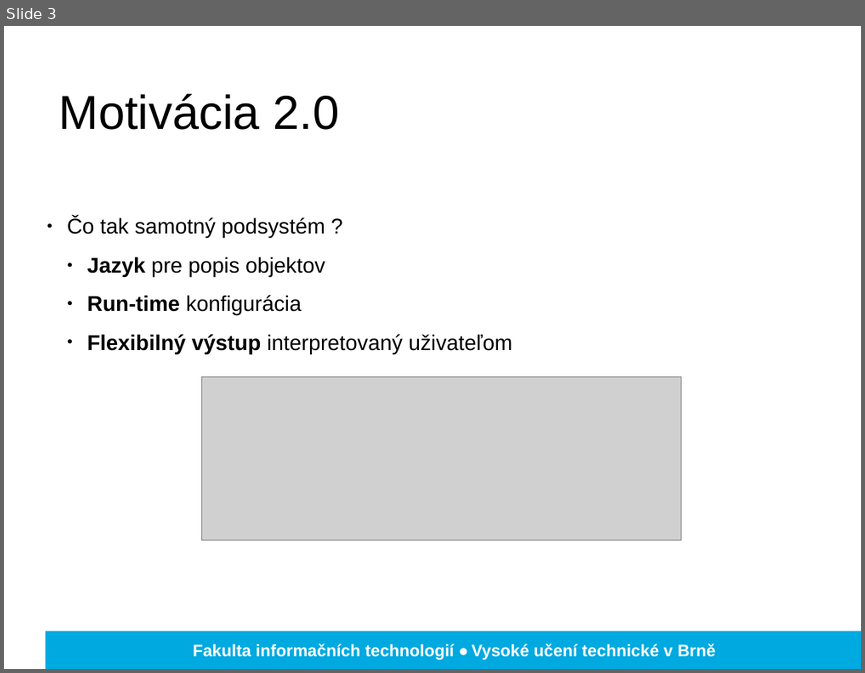
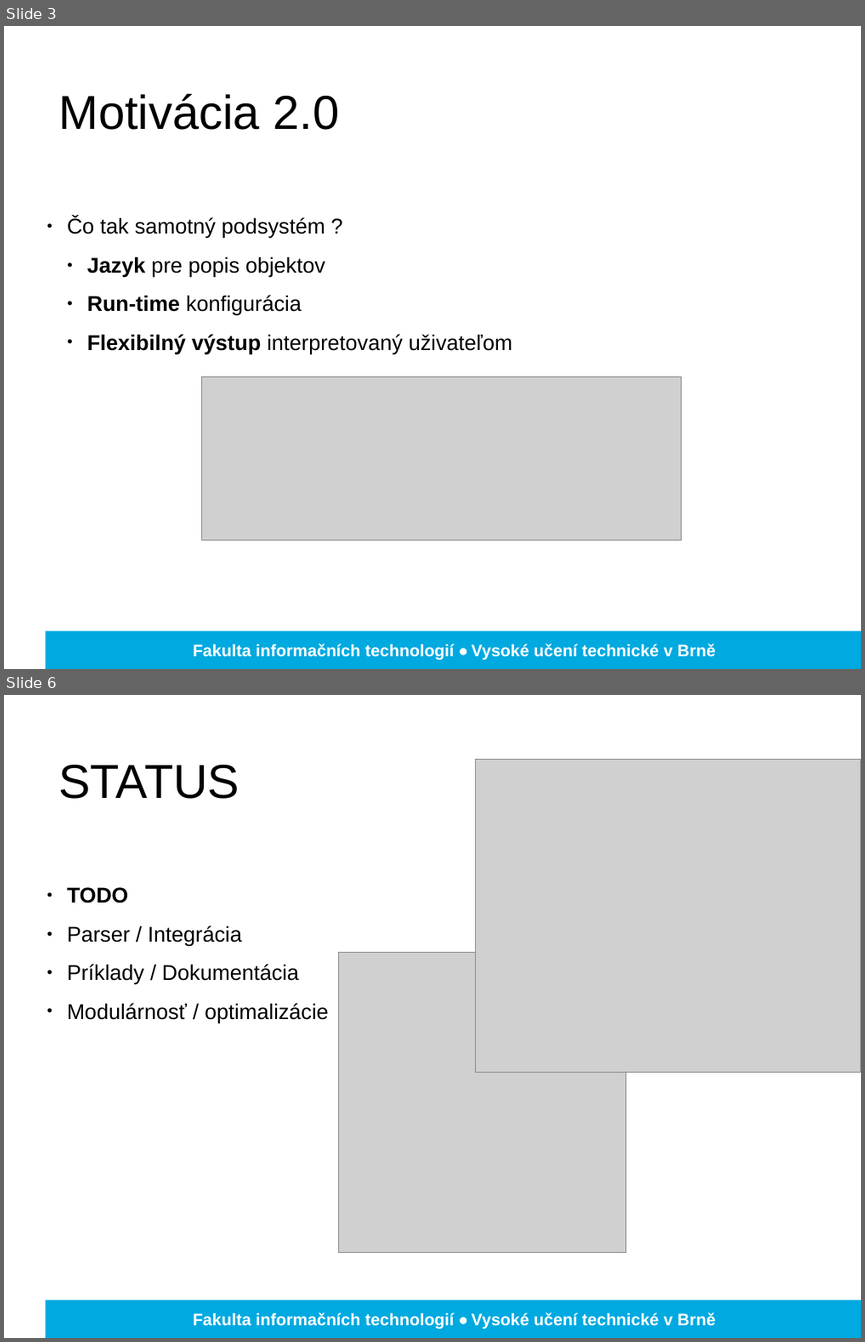
Before and after one commit to Romop5/procgen, a slide deck: obhajoby/zima.pptx. Shown one above the other, each under a label of ours: slide 3 before the commit, slides 3 and 6 after it; the slides between them are not shown. The pictures are 865x673 and 865x1342 pixels, drawn with LibreOffice and Linux fonts; fonts in the diff are those of the drawing; grey boxes stand for pictures; background and template pictures are left out. Boxes give left, top, right and bottom in pixels: in the first picture for what was removed or moved away, otherwise in the second. Text is boxed around its words. In the diff, an @@ line names an element or a change of style, - is before the commit and + after.

```diff
--- a/obhajoby/zima.pptx
+++ b/obhajoby/zima.pptx
@@ slide 6 added at (4,695,861,1338), background picture (left out); not listed: 2 template elements that a slide beside it also shows @@
@@ text added at (59,765,239,799), 40 pt, text #000000 @@
+STATUS
@@ picture added at (475,760,861,1072) @@
@@ text added at (67,887,329,1023), 18 pt, text #000000 @@
+● TODO
+● Parser / Integrácia
+● Príklady / Dokumentácia
+● Modulárnosť / optimalizácie
@@ picture added at (338,952,626,1252) @@
```
Also in this commit, not shown: 3 slides changed, 2 other slides added, 2 slides removed.
